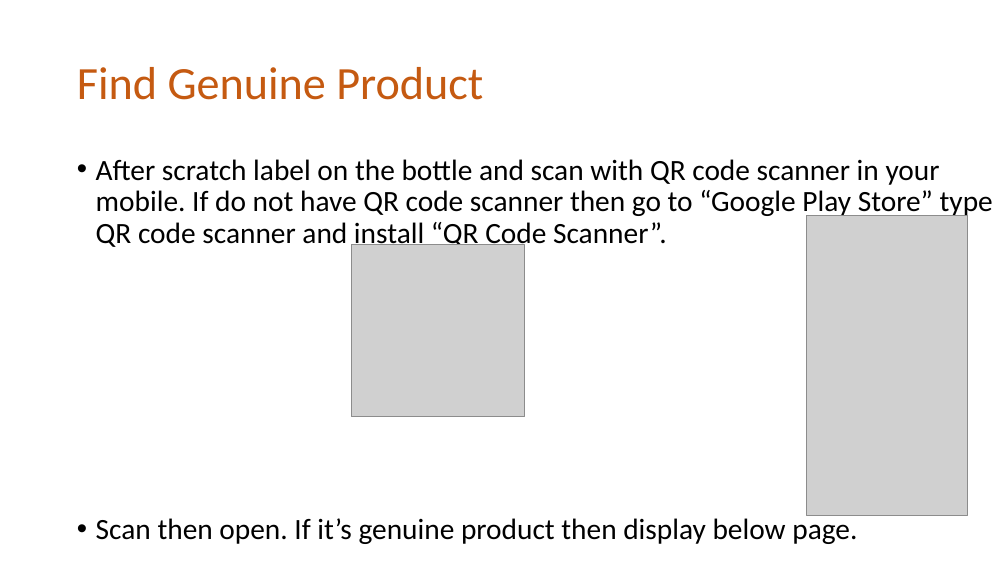
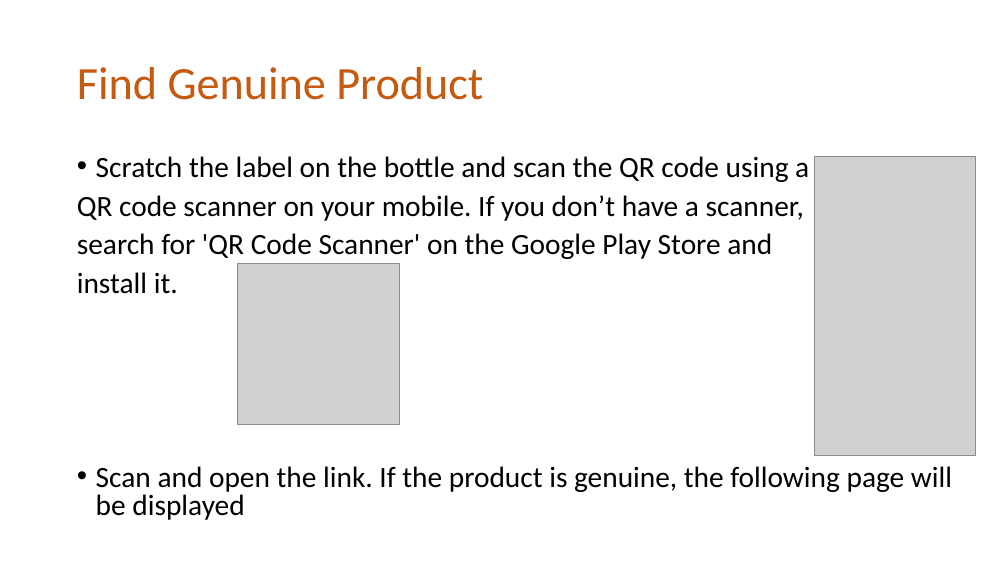
Before and after one commit to Muraleedhar-hub/fakeproductdetector, a slide deck: slide 2 of User-Manual-Product Detector.pptx. Drawn at 1008x567 pixels with LibreOffice and Linux fonts; fonts in the diff are those of the drawing; grey boxes stand for pictures. Boxes give left, top, right and bottom in pixels: in the first picture for what was removed or moved away, otherwise in the second. Text is boxed around its words. In the diff, an @@ line names an element or a change of style, - is before the commit and + after.

Commit message:
Update User-Manual-Product Detector.pptx
updated copy

```diff
--- a/User-Manual-Product Detector.pptx
+++ b/User-Manual-Product Detector.pptx
@@ text at [77, 156, 952, 520]: text changed @@
-• After scratch label on the bottle and scan with QR code scanner in your mobile. If do not have QR code scanner then go to “Google Play Store” type QR code scanner and install “QR Code Scanner”.
-• Scan then open. If it’s genuine product then display below page.
+• Scratch the label on the bottle and scan the QR code using a
+QR code scanner on your mobile. If you don’t have a scanner,
+search for 'QR Code Scanner' on the Google Play Store and
+install it.
+• Scan and open the link. If the product is genuine, the following page will be displayed
@@ picture: place and size @@
-picture at [807, 216, 968, 515]
+picture at [814, 157, 975, 456]
@@ picture added at [238, 263, 400, 425] @@
@@ picture removed at [352, 245, 525, 417] @@
```
Also in this commit, not shown: 1 other slide changed.
